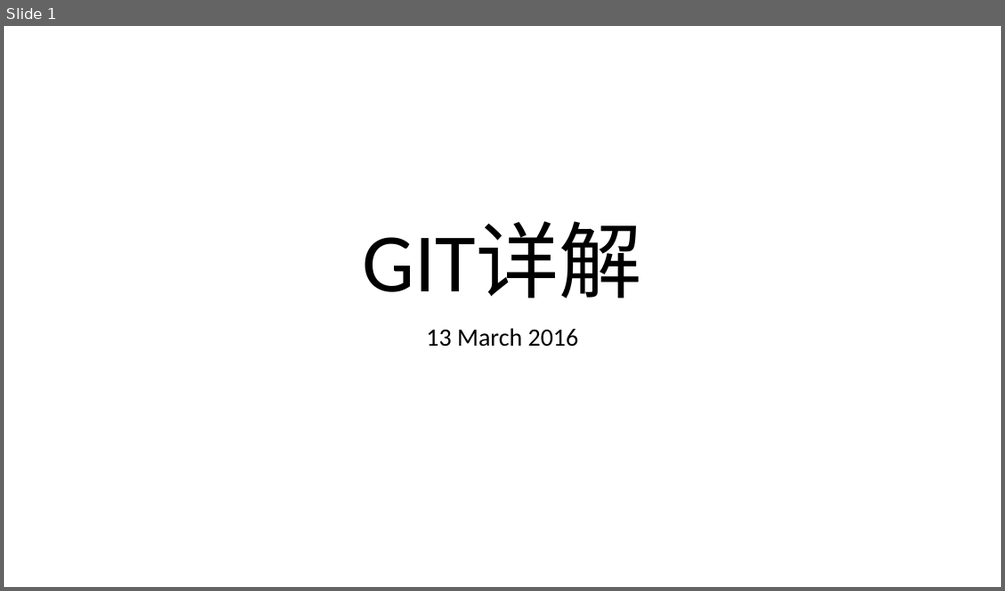
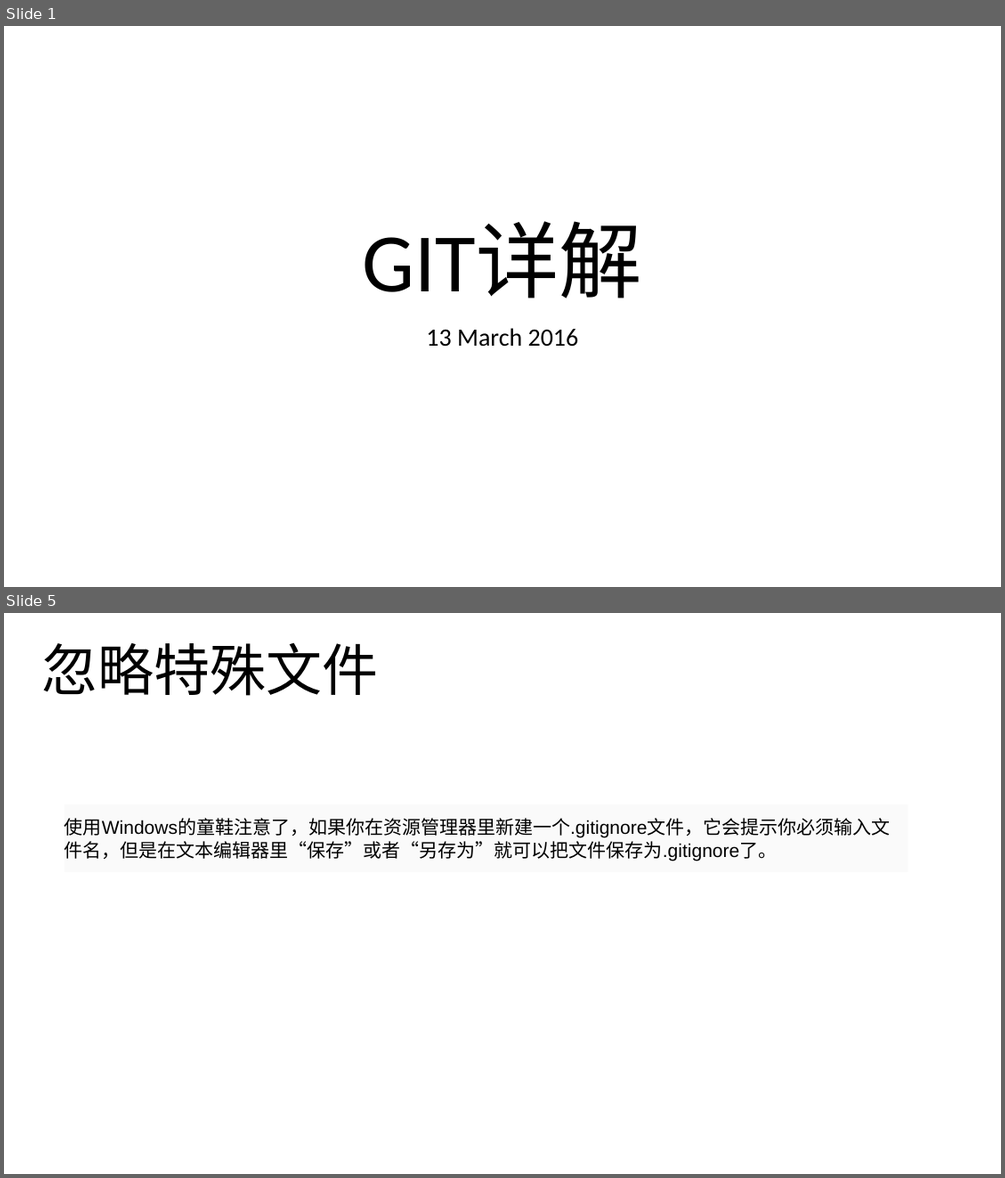
Before and after one commit to noprom/shandong, a slide deck: doc/ppt/husize.pptx. Shown one above the other, each under a label of ours: slide 1 before the commit, slides 1 and 5 after it; the slides between them are not shown. The pictures are 1005x591 and 1005x1178 pixels, drawn with LibreOffice and Linux fonts; fonts in the diff are those of the drawing. Boxes give left, top, right and bottom in pixels: in the first picture for what was removed or moved away, otherwise in the second. Text is boxed around its words. In the diff, an @@ line names an element or a change of style, - is before the commit and + after.

```diff
--- a/doc/ppt/husize.pptx
+++ b/doc/ppt/husize.pptx
@@ slide 5 added at (4, 613, 1001, 1174), background #FFFFFF @@
@@ title added at (42, 642, 379, 696), 54 pt, text #000000 @@
+忽略特殊文件
@@ subtitle added at (65, 818, 890, 861), 18 pt, text #000000 @@
+使用Windows的童鞋注意了，如果你在资源管理器里新建一个.gitignore文件，它会提示你必须输入文件名，但是在文本编辑器里“保存”或者“另存为”就可以把文件保存为.gitignore了。
```
Also in this commit, not shown: 4 slides changed, 8 other slides added, 6 slides removed, 1 other file.
